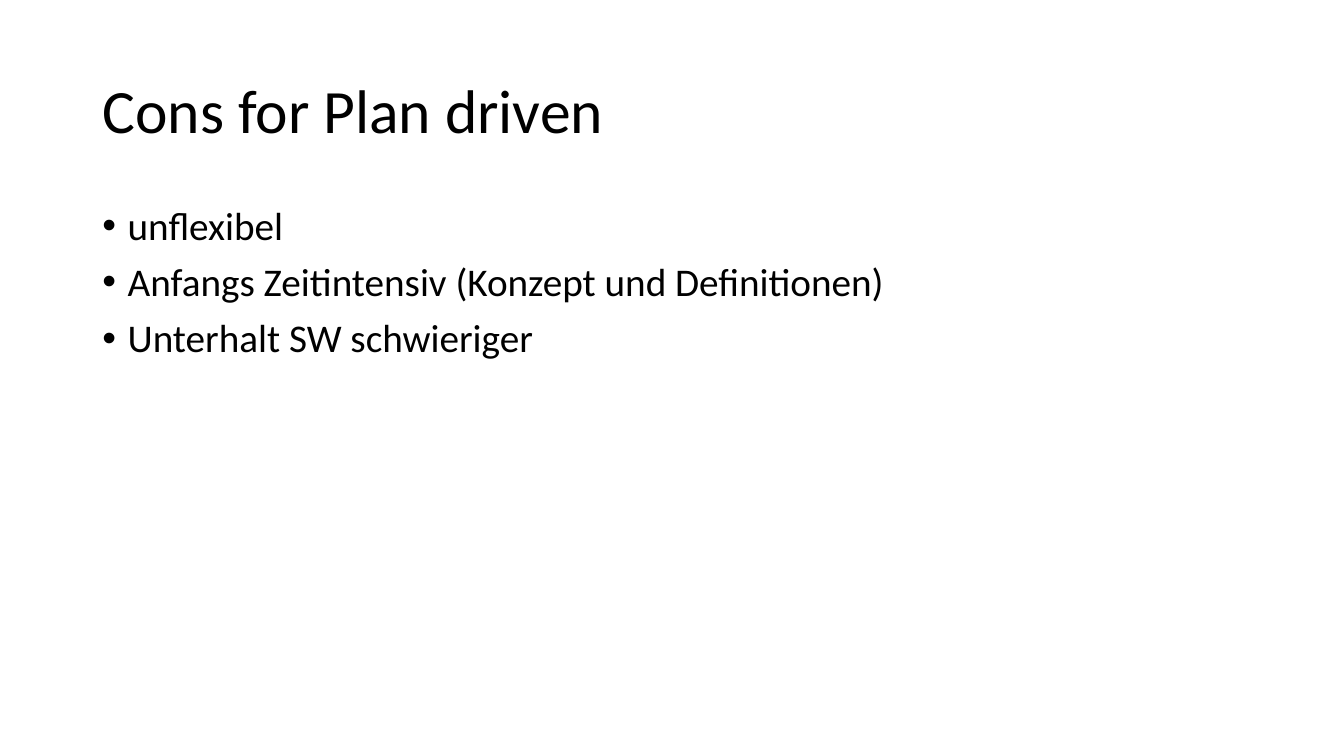
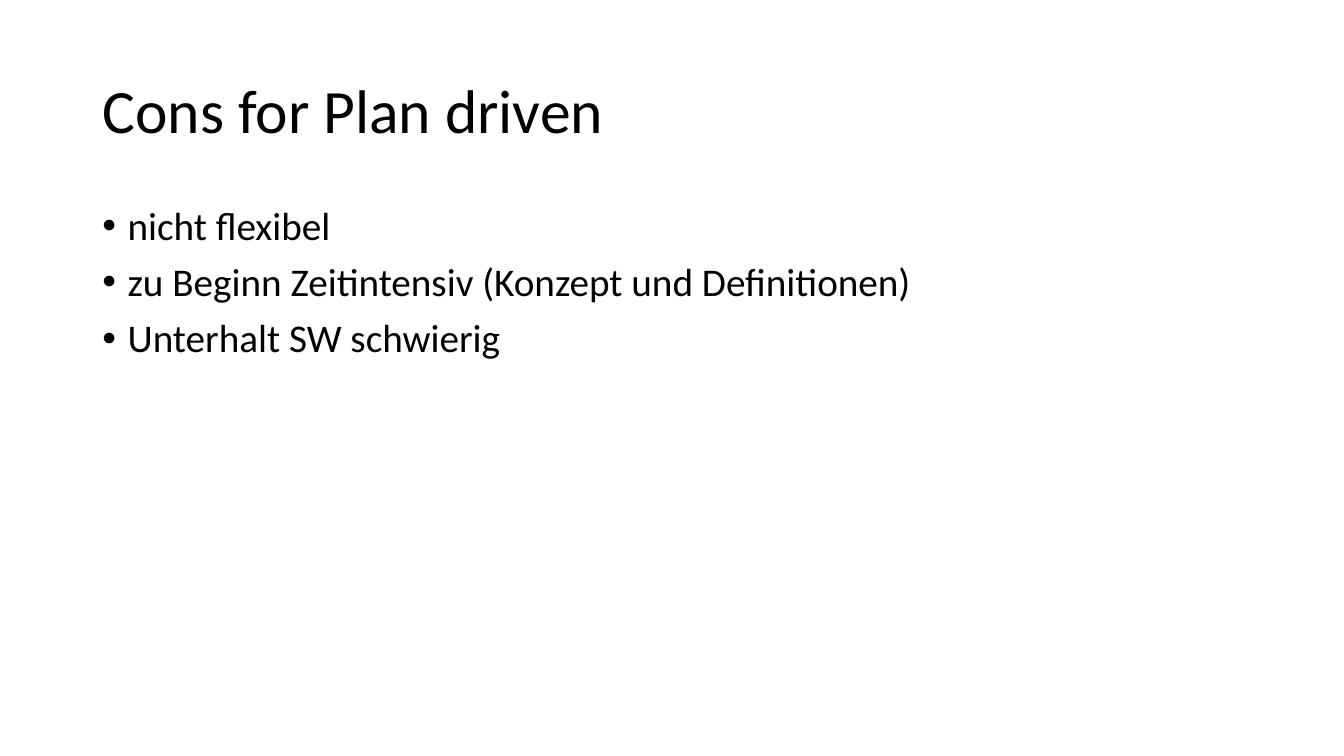
Before and after one commit to schne5/ch.bfh.bti7081.s2016.orange, a slide deck: slide 3 of doc/Task02/Task 2_orange.pptx. Drawn at 1344x756 pixels with LibreOffice and Linux fonts; fonts in the diff are those of the drawing. Boxes give left, top, right and bottom in pixels: in the first picture for what was removed or moved away, otherwise in the second. Text is boxed around its words. In the diff, an @@ line names an element or a change of style, - is before the commit and + after.

```diff
--- a/doc/Task02/Task 2_orange.pptx
+++ b/doc/Task02/Task 2_orange.pptx
@@ text at (x1=128, y1=212, x2=910, y2=359): text changed @@
-• unflexibel
-• Anfangs Zeitintensiv (Konzept und Definitionen)
-• Unterhalt SW schwieriger
+• nicht flexibel
+• zu Beginn Zeitintensiv (Konzept und Definitionen)
+• Unterhalt SW schwierig
```
Also in this commit, not shown: 6 other slides changed.
